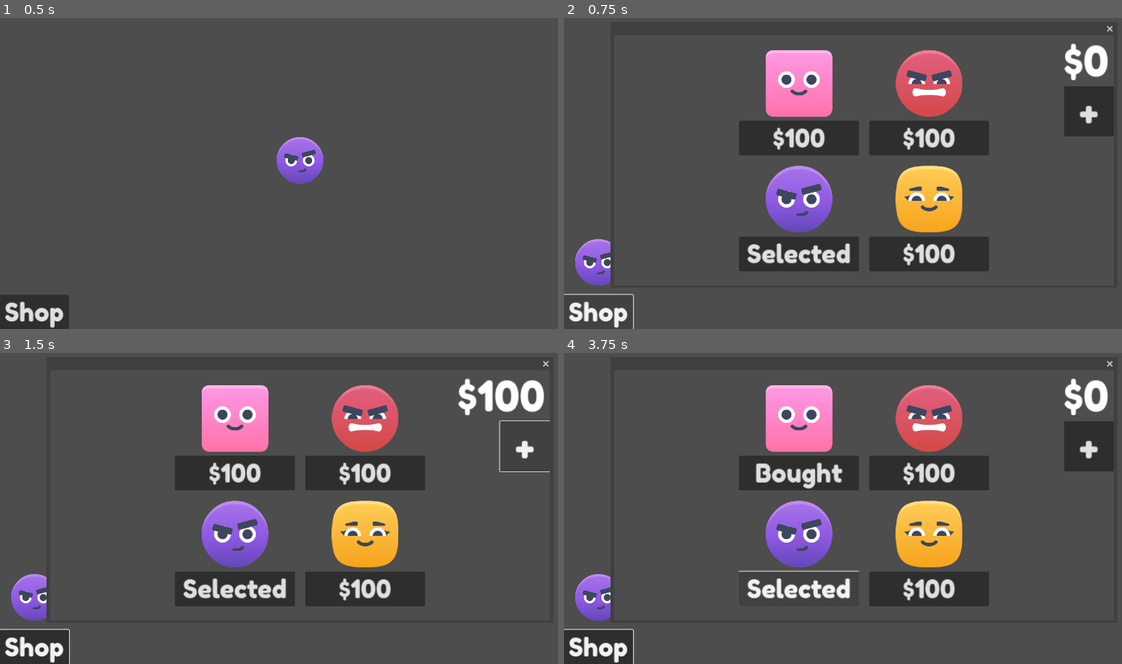
Above: before the commit, frames 1-4 (two rows, left to right).
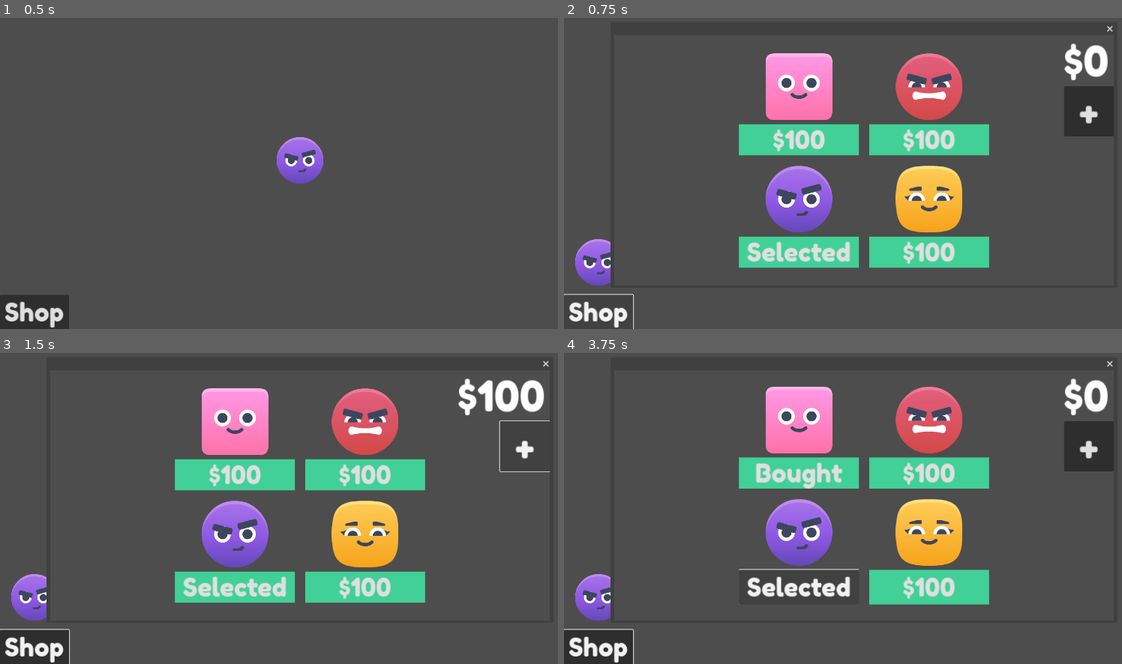
Above: after the commit, the same moments.

Repository: Abdulkader-Safi/in_game_currency_godot
Game: Godot game, scene res://Scenes/Main.tscn
Same seed, same stepped clock (60 frames per second), same inputs: the game is played once before the commit and once after it.
Inputs:
- Up to frame 1 (0.5 s): no input
- Up to frame 2 (0.75 s): click "Shop" at 0.5 s
- Up to frame 3 (1.5 s): click "+" at 1.25 s
- Up to frame 4 (3.75 s): click "$100" at 2 s; click "Selected" at 2.75 s; click "Bought" at 3.5 s

Frame 1 is identical in both runs. In frame 2, 10% of the frame differs, in the area x 31-77%, y 10-82%; in frame 3, 10%; in frame 4, 8.9%.

Commit message:
Add buy button style and integrate it into ShopWindow layout

Diff:
--- /dev/null
+++ b/Assets/Resources/buy_button_box_flat.tres
@@ -0,0 +1,4 @@
+[gd_resource type="StyleBoxFlat" format=3 uid="uid://b6ipr553r8b3v"]
+
+[resource]
+bg_color = Color(0.254902, 0.815686, 0.596078, 1)
--- a/Scenes/Main.tscn
+++ b/Scenes/Main.tscn
@@ -7,6 +7,7 @@
 [ext_resource type="Script" path="res://Scripts/shop_window.gd" id="4_ld387"]
 [ext_resource type="Texture2D" uid="uid://caiopiv8r88i5" path="res://Assets/Players/Pink.png" id="5_ff3ab"]
 [ext_resource type="Texture2D" uid="uid://ck2yq7eob6enh" path="res://Assets/Players/Red.png" id="6_7ffnv"]
+[ext_resource type="StyleBox" uid="uid://b6ipr553r8b3v" path="res://Assets/Resources/buy_button_box_flat.tres" id="6_v28vt"]
 [ext_resource type="Texture2D" uid="uid://cnau118fyxwp1" path="res://Assets/Players/Yellow.png" id="8_qni1r"]
 [ext_resource type="Script" path="res://Scripts/not_enough_coins.gd" id="9_gyua0"]
 
@@ -108,6 +109,7 @@
 size_flags_vertical = 3
 theme_override_fonts/font = ExtResource("2_l4nqe")
 theme_override_font_sizes/font_size = 60
+theme_override_styles/normal = ExtResource("6_v28vt")
 text = "$100"
 
 [node name="Items2" type="VBoxContainer" parent="ShopWindow/GridContainer"]
@@ -127,6 +129,7 @@
 size_flags_vertical = 3
 theme_override_fonts/font = ExtResource("2_l4nqe")
 theme_override_font_sizes/font_size = 60
+theme_override_styles/normal = ExtResource("6_v28vt")
 text = "$100"
 
 [node name="Items3" type="VBoxContainer" parent="ShopWindow/GridContainer"]
@@ -146,6 +149,7 @@
 size_flags_vertical = 3
 theme_override_fonts/font = ExtResource("2_l4nqe")
 theme_override_font_sizes/font_size = 60
+theme_override_styles/normal = ExtResource("6_v28vt")
 text = "$100"
 
 [node name="Items4" type="VBoxContainer" parent="ShopWindow/GridContainer"]
@@ -165,6 +169,7 @@
 size_flags_vertical = 3
 theme_override_fonts/font = ExtResource("2_l4nqe")
 theme_override_font_sizes/font_size = 60
+theme_override_styles/normal = ExtResource("6_v28vt")
 text = "$100"
 
 [node name="NotEnoughCoins" type="ColorRect" parent="ShopWindow"]
Not shown: 1 places in Scenes/Main.tscn that only renumber resources
